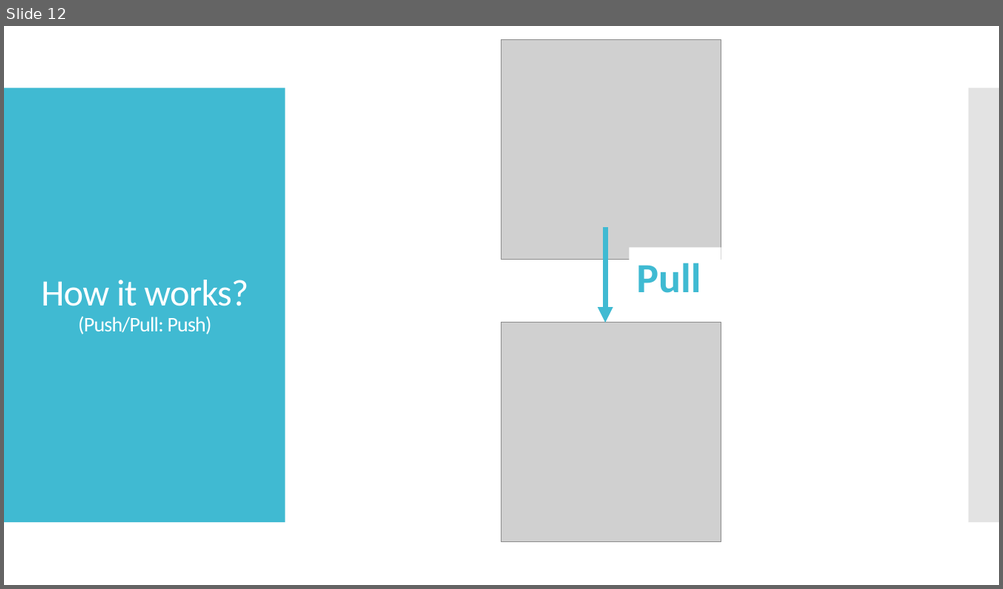
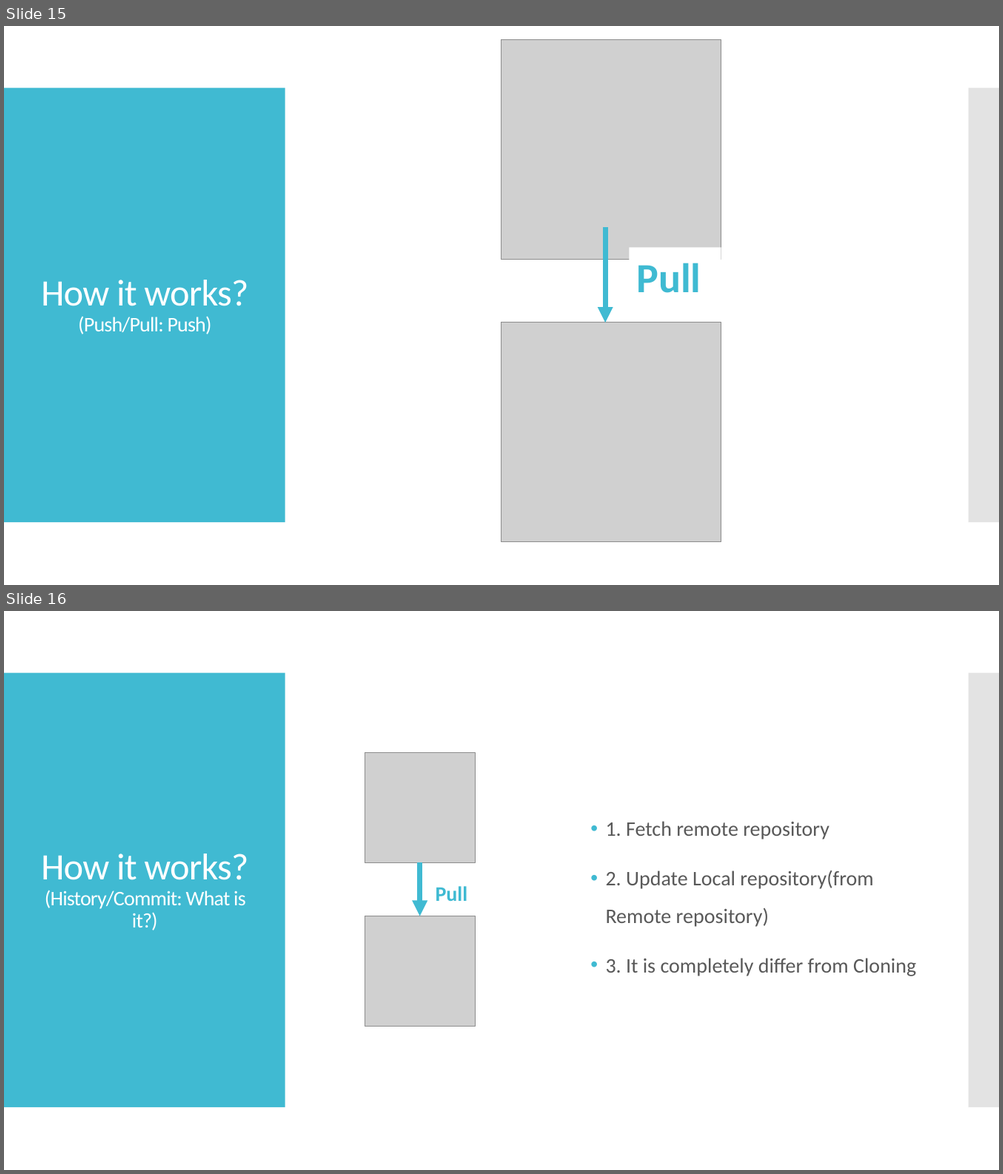
Before and after one commit to IncoCura/Instruction, a slide deck: Source Control/1. Intro to Git.pptx. Shown one above the other, each under a label of ours: slide 12 before the commit, slides 15 and 16 after it. The pictures are 1003x589 and 1003x1174 pixels, drawn with LibreOffice and Linux fonts; fonts in the diff are those of the drawing; grey boxes stand for pictures. Boxes give left, top, right and bottom in pixels: in the first picture for what was removed or moved away, otherwise in the second. Text is boxed around its words. In the diff, an @@ line names an element or a change of style, - is before the commit and + after.

```diff
--- a/Source Control/1. Intro to Git.pptx
+++ b/Source Control/1. Intro to Git.pptx
@@ slide 16 added at (4,611,999,1170), background #FFFFFF; not listed: 2 template elements that a slide beside it also shows @@
@@ picture added at (364,753,475,863) @@
@@ text added at (606,821,916,977), 20 pt, text #595959 @@
+• 1. Fetch remote repository
+• 2. Update Local repository(from Remote repository)
+• 3. It is completely differ from Cloning
@@ title added at (41,854,248,931), 20 pt, text #FFFFFF @@
+How it works?
+(History/Commit: What is it?)
@@ arrow added from (420, 863) to (420, 916), #40BAD2 5 pt @@
@@ text added at (435,886,468,901), 20 pt, text #3FBAD2, bold @@
+Pull
@@ picture added at (364,916,475,1027) @@
@@ what was slide 12 is now slide 15 @@
```
Also in this commit, not shown: 4 slides changed, 3 other slides added.
